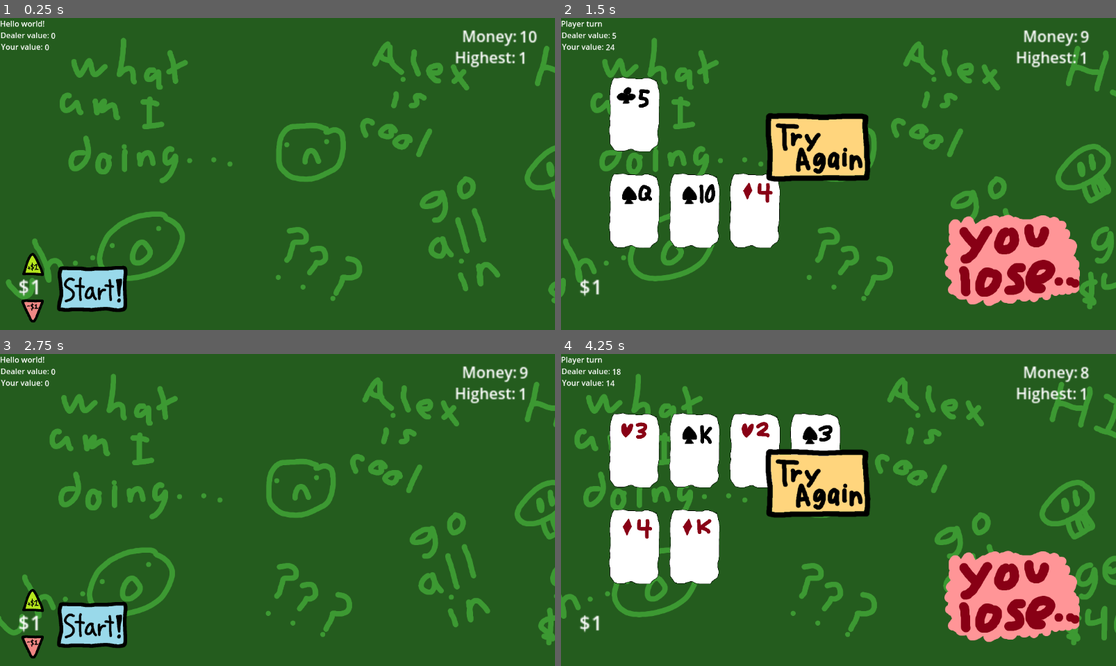
Above: before the commit, frames 1-4 (two rows, left to right).
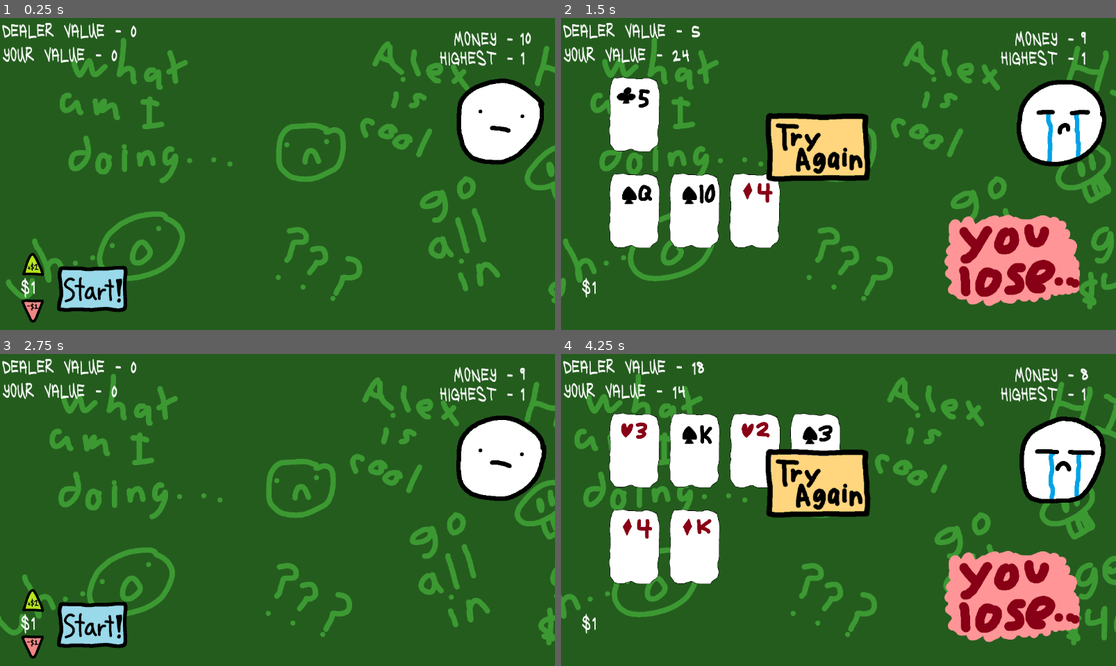
Above: after the commit, the same moments.

Repository: vinh15me/AGL-Team-5-Mini-Level
Game: Godot game, scene res://main_scene.tscn
Same seed, same stepped clock (60 frames per second), same inputs: the game is played once before the commit and once after it.
Inputs (mouse positions are in pixels of both pictures, inside the frame that each line leads up to):
- Up to frame 1 (0.25 s): no input
- Up to frame 2 (1.5 s): click (655, 289) at 0.5 s; click (788, 283) at 1.25 s
- Up to frame 3 (2.75 s): click (255, 481) at 2 s
- Up to frame 4 (4.25 s): click (655, 625) at 2.75 s; click (888, 619) at 3.5 s

The runs differ from the first frame. In frame 1, 5.4% of the frame differs, in the area x 0-99%, y 0-90%; in frame 2, 5.5%; in frame 3, 5.4%; in frame 4, 5.4%.

Commit message:
Added Random Guy and Fixed bugs
-Added a random guy to react to you losing or winning
-Fixed a bug where the hit and stand stayed visible if the player got 21 immediately.

Diff:
--- /dev/null
+++ b/blackjack/Asset-Scripts/RandomGuy/RandomGuy.tres
@@ -0,0 +1,56 @@
+[gd_resource type="SpriteFrames" load_steps=10 format=3 uid="uid://dgiimvlt0hohl"]
+
+[ext_resource type="Texture2D" uid="uid://hukspvwoco5m" path="res://Asset-Scripts/RandomGuy/RandomGuy1.png" id="1_olgw3"]
+[ext_resource type="Texture2D" uid="uid://du30te78g5af7" path="res://Asset-Scripts/RandomGuy/RandomGuy2.png" id="2_1836i"]
+[ext_resource type="Texture2D" uid="uid://d4na2crdii6r8" path="res://Asset-Scripts/RandomGuy/RandomGuy3.png" id="3_vcmby"]
+[ext_resource type="Texture2D" uid="uid://bro6fh6odojuj" path="res://Asset-Scripts/RandomGuy/RandomGuyHappy1.png" id="4_44pdy"]
+[ext_resource type="Texture2D" uid="uid://bn33wdrb0xk06" path="res://Asset-Scripts/RandomGuy/RandomGuyHappy2.png" id="5_o3rw4"]
+[ext_resource type="Texture2D" uid="uid://dno2qy5jkg55e" path="res://Asset-Scripts/RandomGuy/RandomGuyHappy3.png" id="6_6ao0m"]
+[ext_resource type="Texture2D" uid="uid://cl34g01f2h1aa" path="res://Asset-Scripts/RandomGuy/RandomGuySad1.png" id="7_wd12i"]
+[ext_resource type="Texture2D" uid="uid://2bu7a3ji5l36" path="res://Asset-Scripts/RandomGuy/RandomGuySad2.png" id="8_qm3sw"]
+[ext_resource type="Texture2D" uid="uid://c4mb1e1d0f8ys" path="res://Asset-Scripts/RandomGuy/RandomGuySad3.png" id="9_yf7vm"]
+
+[resource]
+animations = [{
+"frames": [{
+"duration": 1.0,
+"texture": ExtResource("1_olgw3")
+}, {
+"duration": 1.0,
+"texture": ExtResource("2_1836i")
+}, {
+"duration": 1.0,
+"texture": ExtResource("3_vcmby")
+}],
+"loop": true,
+"name": &"default",
+"speed": 3.0
+}, {
+"frames": [{
+"duration": 1.0,
+"texture": ExtResource("4_44pdy")
+}, {
+"duration": 1.0,
+"texture": ExtResource("5_o3rw4")
+}, {
+"duration": 1.0,
+"texture": ExtResource("6_6ao0m")
+}],
+"loop": true,
+"name": &"happy",
+"speed": 3.0
+}, {
+"frames": [{
+"duration": 1.0,
+"texture": ExtResource("7_wd12i")
+}, {
+"duration": 1.0,
+"texture": ExtResource("8_qm3sw")
+}, {
+"duration": 1.0,
+"texture": ExtResource("9_yf7vm")
+}],
+"loop": true,
+"name": &"sad",
+"speed": 3.0
+}]
--- /dev/null
+++ b/blackjack/Asset-Scripts/labelsettings.tres
@@ -0,0 +1,8 @@
+[gd_resource type="LabelSettings" load_steps=2 format=3 uid="uid://b5o8y5wesc20s"]
+
+[ext_resource type="FontFile" uid="uid://ctueb6vbv5vy2" path="res://Asset-Scripts/UglykidsRegular-MmLp.otf" id="1_mdr0q"]
+
+[resource]
+font = ExtResource("1_mdr0q")
+font_size = 40
+outline_size = 1
--- a/blackjack/main_scene.gd
+++ b/blackjack/main_scene.gd
@@ -3,6 +3,7 @@
 const blackjackGame = preload("res://cards.gd")
 var game = blackjackGame.Game.new()
 var currentBet:int = 1
+var game_ended:bool = false
 
 signal send_data_to_player(suit: String, rank: String)
 signal send_data_to_dealer(suit: String, rank: String)
@@ -84,6 +85,7 @@
 		$Control/HitButton.visible = false
 		$Control/StandButton.visible = false
 		$Control/YouTied.visible = true
+		game_ended = true
 		return "game ended in draw"
 
 	var was_natural = game.currentRound.turns == 0
@@ -98,6 +100,7 @@
 				historyEntry += "natural "
 			historyEntry += "blackjack."
 		$Control/YouWin.visible = true
+		$RandomGuy.animation = "happy"
 	elif (outcome == blackjackGame.RoundOutcome.DealerWin):
 		var player_hand_status = game.currentRound.player_hand.analyze()
 		historyEntry = "Dealer won "
@@ -108,11 +111,13 @@
 				historyEntry += "natural "
 			historyEntry += "blackjack."
 		$Control/YouLose.visible = true
+		$RandomGuy.animation = "sad"
 	print(historyEntry)
 	update_money()
 	$Control/TryAgainButton.visible = true
 	$Control/HitButton.visible = false
 	$Control/StandButton.visible = false
+	game_ended = true
 	return historyEntry
 
 func _on_try_again_button_pressed() -> void:
@@ -125,10 +130,12 @@
 	var outcome = game.start()
 	Globals.spend(currentBet)
 	append_history(win_translator(outcome))
-	update_turn()
-	update_money()
 	$Control/StartButton.visible = false
 	$Control/DecreaseBet.visible = false
 	$Control/IncreaseBet.visible = false
-	$Control/HitButton.visible = true
-	$Control/StandButton.visible = true
+
+	if game_ended == false:
+		$Control/HitButton.visible = true
+		$Control/StandButton.visible = true
+	update_turn()
+	update_money()
--- a/blackjack/main_scene.tscn
+++ b/blackjack/main_scene.tscn
@@ -9,10 +9,12 @@
 [ext_resource type="Texture2D" uid="uid://5oiso5suerbx" path="res://Asset-Scripts/stand.png" id="3_nfk4m"]
 [ext_resource type="Script" uid="uid://bnikl0wfxvhs5" path="res://Asset-Scripts/Card/dealer_card_display.gd" id="4_d5x1h"]
 [ext_resource type="Texture2D" uid="uid://cl0kpo2fo2yyi" path="res://Asset-Scripts/start.png" id="6_7ycvg"]
+[ext_resource type="LabelSettings" uid="uid://b5o8y5wesc20s" path="res://Asset-Scripts/labelsettings.tres" id="6_m35m6"]
 [ext_resource type="Texture2D" uid="uid://ceei6a2uk01qe" path="res://Asset-Scripts/try again.png" id="7_wr18j"]
 [ext_resource type="Texture2D" uid="uid://dgrg72khwy4ku" path="res://Asset-Scripts/you lose.png" id="11_mo76n"]
 [ext_resource type="Texture2D" uid="uid://c45804bxje066" path="res://Asset-Scripts/you win.png" id="11_qwutr"]
 [ext_resource type="Texture2D" uid="uid://kc1dcmasddiw" path="res://Asset-Scripts/you tied.png" id="12_42l1d"]
+[ext_resource type="SpriteFrames" uid="uid://dgiimvlt0hohl" path="res://Asset-Scripts/RandomGuy/RandomGuy.tres" id="15_2jcla"]
 [ext_resource type="Texture2D" uid="uid://qabr0qmvxe22" path="res://Asset-Scripts/Background/hopefully background.png" id="15_m35m6"]
 
 [sub_resource type="StyleBoxEmpty" id="StyleBoxEmpty_wr18j"]
@@ -139,12 +141,12 @@
 
 [node name="BetLabel" type="Label" parent="Control"]
 layout_mode = 0
-offset_left = 63.000004
-offset_top = 529.0
+offset_left = 63.0
+offset_top = 530.0
 offset_right = 103.0
-offset_bottom = 552.0
-scale = Vector2(2.5, 2.5)
+offset_bottom = 579.0
 text = "1"
+label_settings = ExtResource("6_m35m6")
 
 [node name="DecreaseBet" type="Button" parent="Control"]
 layout_mode = 0
@@ -167,42 +169,45 @@
 icon = ExtResource("3_7ycvg")
 
 [node name="TurnLabel" type="Label" parent="Control"]
+visible = false
 layout_mode = 1
-offset_right = 86.0
+offset_right = 93.0
 offset_bottom = 23.0
 text = "Hello world!"
 
 [node name="DealerHandLabel" type="Label" parent="Control"]
 layout_mode = 0
-offset_left = 1.0
-offset_top = 24.0
-offset_right = 103.0
-offset_bottom = 47.0
-text = "Dealer value:"
+offset_left = 4.0
+offset_right = 273.0
+offset_bottom = 49.0
+text = "Dealer value - "
+label_settings = ExtResource("6_m35m6")
 
 [node name="PlayerHandLabel" type="Label" parent="Control"]
 layout_mode = 0
-offset_left = 2.0
-offset_top = 48.0
-offset_right = 95.0
-offset_bottom = 71.0
-text = "Your value:"
+offset_left = 5.0
+offset_top = 50.0
+offset_right = 211.0
+offset_bottom = 99.0
+text = "Your value -"
+label_settings = ExtResource("6_m35m6")
 
 [node name="DealerHandValue" type="Label" parent="Control"]
 layout_mode = 0
-offset_left = 106.0
-offset_top = 25.0
-offset_right = 208.0
-offset_bottom = 48.0
+offset_left = 270.0
+offset_right = 372.0
+offset_bottom = 49.0
 text = "0"
+label_settings = ExtResource("6_m35m6")
 
 [node name="PlayerHandValue" type="Label" parent="Control"]
 layout_mode = 0
-offset_left = 93.0
-offset_top = 49.0
-offset_right = 186.0
-offset_bottom = 72.0
+offset_left = 230.0
+offset_top = 50.0
+offset_right = 323.0
+offset_bottom = 99.0
 text = "0"
+label_settings = ExtResource("6_m35m6")
 
 [node name="History" type="Label" parent="Control"]
 layout_mode = 0
@@ -245,39 +250,39 @@
 
 [node name="HighestLabel" type="Label" parent="Control"]
 layout_mode = 0
-offset_left = 944.0
-offset_top = 58.0
-offset_right = 1008.0
-offset_bottom = 81.0
-scale = Vector2(2, 2)
-text = "Highest:"
+offset_left = 912.0
+offset_top = 57.0
+offset_right = 1065.0
+offset_bottom = 106.0
+text = "Highest -"
+label_settings = ExtResource("6_m35m6")
 
 [node name="HighestMoney" type="Label" parent="Control"]
 layout_mode = 0
-offset_left = 1076.0
-offset_top = 59.0
-offset_right = 1116.0
-offset_bottom = 82.0
-scale = Vector2(2, 2)
+offset_left = 1079.0
+offset_top = 54.0
+offset_right = 1119.0
+offset_bottom = 103.0
 text = "1"
+label_settings = ExtResource("6_m35m6")
 
 [node name="MoneyLabel" type="Label" parent="Control"]
 layout_mode = 0
-offset_left = 959.0
+offset_left = 942.0
+offset_top = 17.0
+offset_right = 1065.0
+offset_bottom = 66.0
+text = "Money -"
+label_settings = ExtResource("6_m35m6")
+
+[node name="CurrentMoney" type="Label" parent="Control"]
+layout_mode = 0
+offset_left = 1078.0
 offset_top = 14.0
-offset_right = 1016.0
-offset_bottom = 37.0
-scale = Vector2(2, 2)
-text = "Money:"
-
-[node name="CurrentMoney" type="Label" parent="Control"]
-layout_mode = 0
-offset_left = 1078.0
-offset_top = 15.0
 offset_right = 1118.0
-offset_bottom = 38.0
-scale = Vector2(2, 2)
+offset_bottom = 63.0
 text = "1"
+label_settings = ExtResource("6_m35m6")
 
 [node name="TryAgainButton" type="Button" parent="Control"]
 visible = false
@@ -307,15 +312,21 @@
 
 [node name="MoneySymbolLabel" type="Label" parent="Control"]
 layout_mode = 0
-offset_left = 38.000004
-offset_top = 528.0
-offset_right = 78.0
-offset_bottom = 551.0
-scale = Vector2(2.5, 2.5)
+offset_left = 43.0
+offset_top = 532.0
+offset_right = 83.0
+offset_bottom = 581.0
 text = "$"
+label_settings = ExtResource("6_m35m6")
 
 [node name="Camera2D" type="Camera2D" parent="."]
 position = Vector2(576, 324)
+
+[node name="RandomGuy" type="AnimatedSprite2D" parent="."]
+position = Vector2(1042, 221)
+sprite_frames = ExtResource("15_2jcla")
+autoplay = "default"
+frame_progress = 0.6448244
 
 [connection signal="pressed" from="Control/DecreaseBet" to="." method="_on_decrease_bet_pressed"]
 [connection signal="pressed" from="Control/IncreaseBet" to="." method="_on_increase_bet_pressed"]
Binary file added: blackjack/Asset-Scripts/RandomGuy/RandomGuy1.png
Not shown, added: blackjack/Asset-Scripts/RandomGuy/RandomGuy1.png.import
Binary file added: blackjack/Asset-Scripts/RandomGuy/RandomGuy2.png
Not shown, added: blackjack/Asset-Scripts/RandomGuy/RandomGuy2.png.import
Binary file added: blackjack/Asset-Scripts/RandomGuy/RandomGuy3.png
Not shown, added: blackjack/Asset-Scripts/RandomGuy/RandomGuy3.png.import
Binary file added: blackjack/Asset-Scripts/RandomGuy/RandomGuyHappy1.png
Not shown, added: blackjack/Asset-Scripts/RandomGuy/RandomGuyHappy1.png.import
Binary file added: blackjack/Asset-Scripts/RandomGuy/RandomGuyHappy2.png
Not shown, added: blackjack/Asset-Scripts/RandomGuy/RandomGuyHappy2.png.import
Binary file added: blackjack/Asset-Scripts/RandomGuy/RandomGuyHappy3.png
Not shown, added: blackjack/Asset-Scripts/RandomGuy/RandomGuyHappy3.png.import
(and 9 more such lines)
